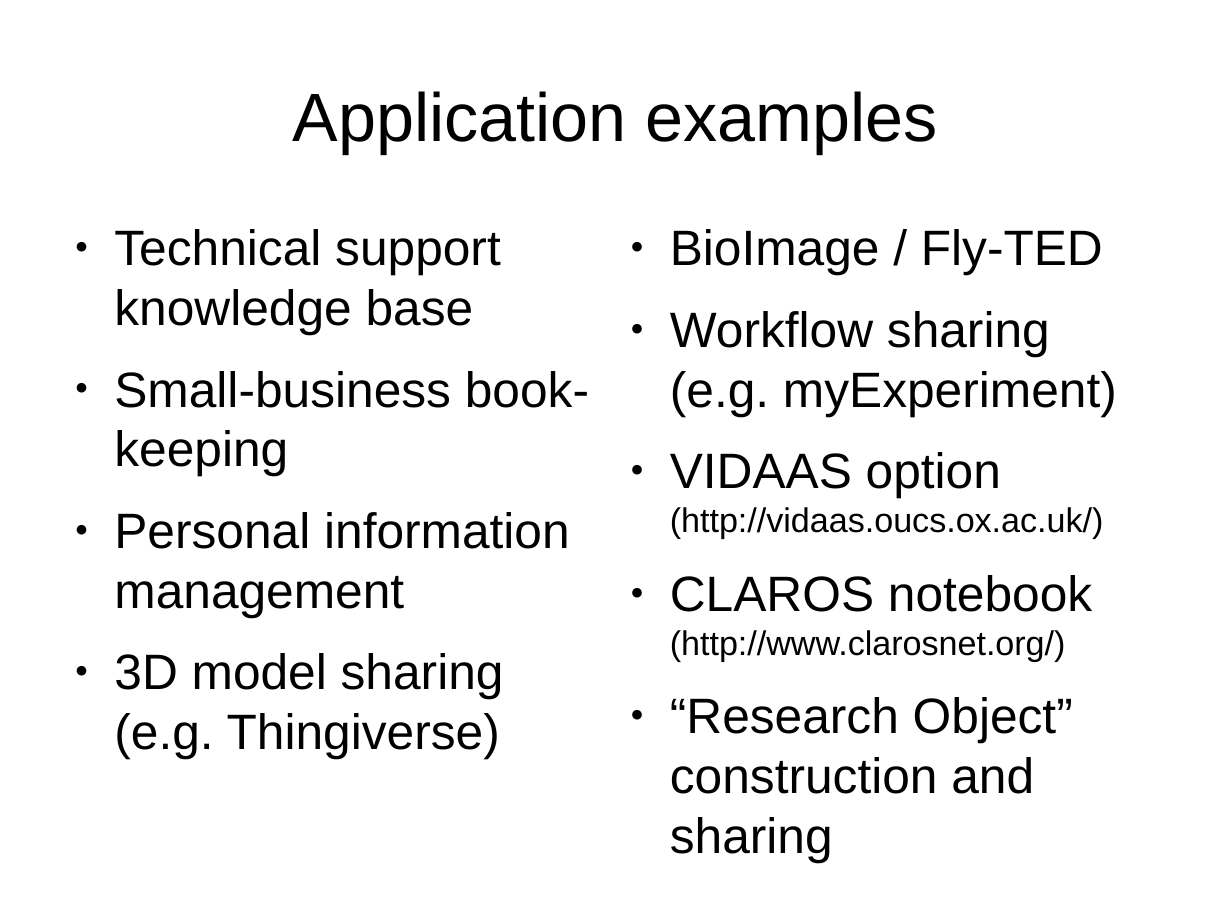
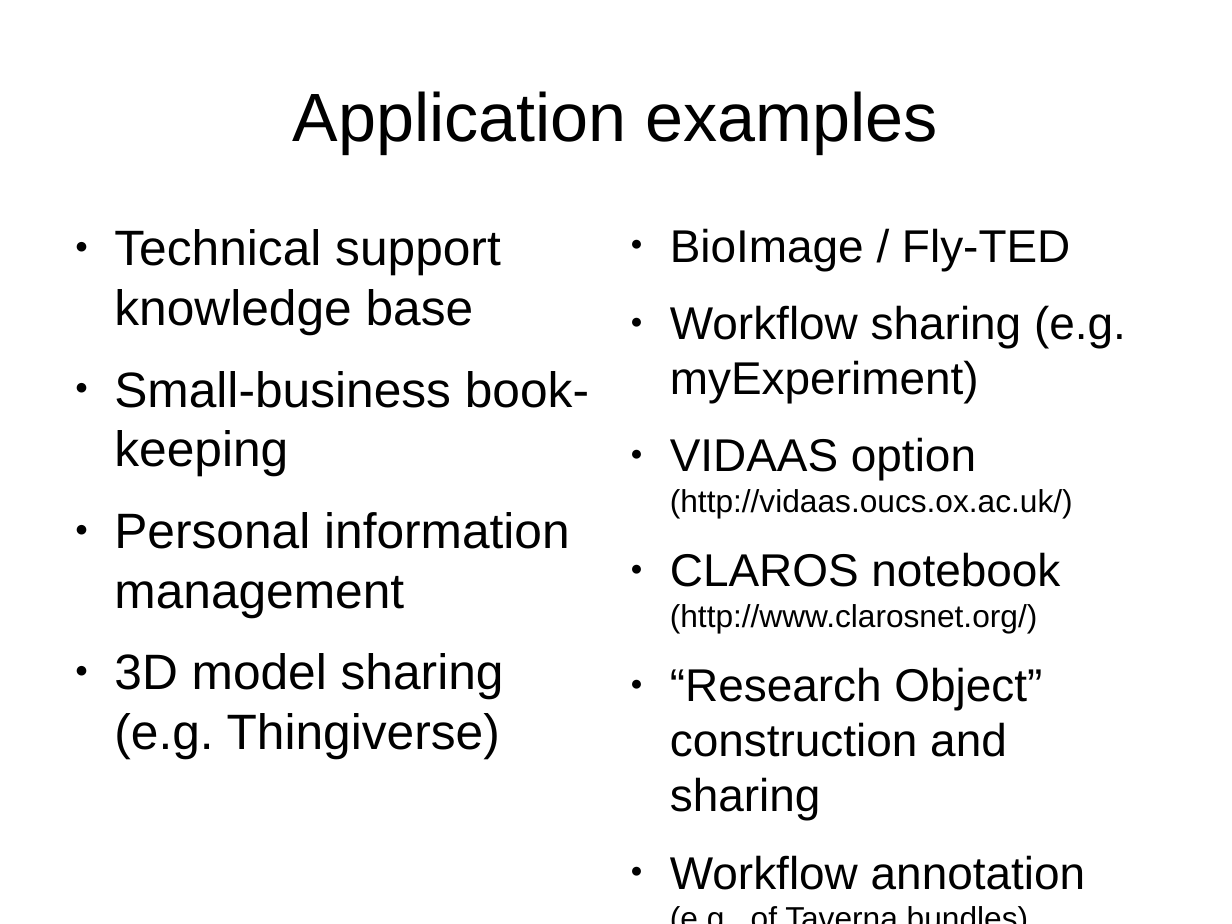
Before and after one commit to gklyne/annalist, a slide deck: slide 12 of presentations/annalist-pitch.odp. Drawn at 1232x924 pixels with LibreOffice and Linux fonts; fonts in the diff are those of the drawing. Boxes give left, top, right and bottom in pixels: in the first picture for what was removed or moved away, otherwise in the second. Text is boxed around its words. In the diff, an @@ line names an element or a change of style, - is before the commit and + after.

Commit message:
Add workflow annotation as potential application

```diff
--- a/presentations/annalist-pitch.odp
+++ b/presentations/annalist-pitch.odp
@@ text at [670, 228, 1126, 820]: size 32 to 29.6 pt in "BioImage / Fly-TED", "Workflow sharing (e.g. myExperiment)", "VIDAAS option", "CLAROS notebook" and 1 more places; size 22 to 20.4 pt in "(http://vidaas.oucs.ox.ac.uk/)", "(http://www.clarosnet.org/)" @@
@@ text at [670, 855, 1086, 890]: paragraph added @@
+● Workflow annotation
+  (e.g., of Taverna bundles)
```
